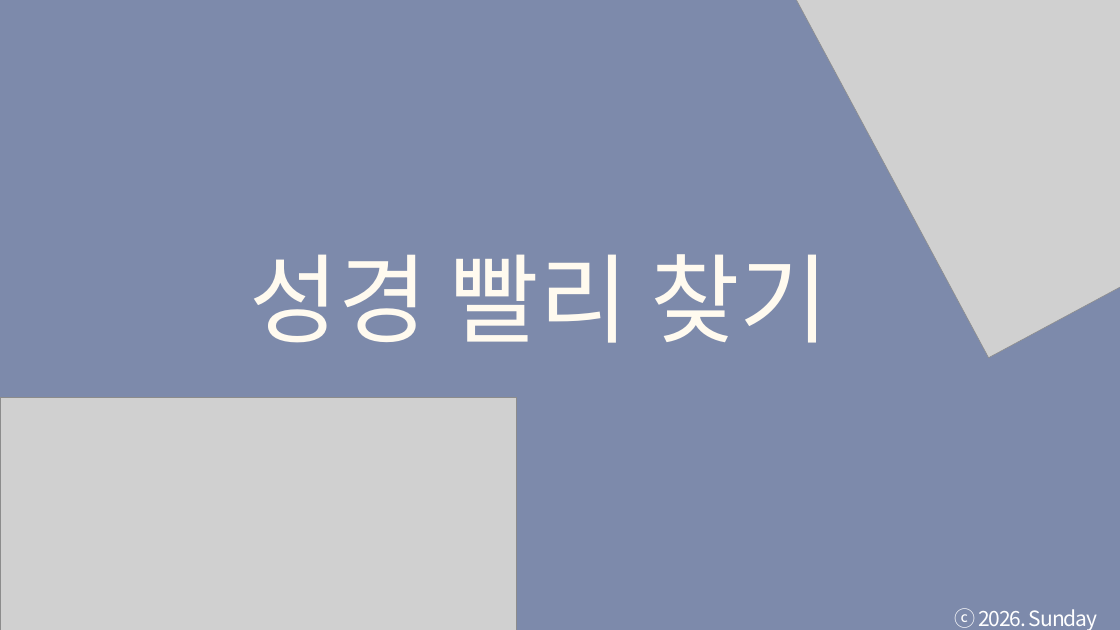
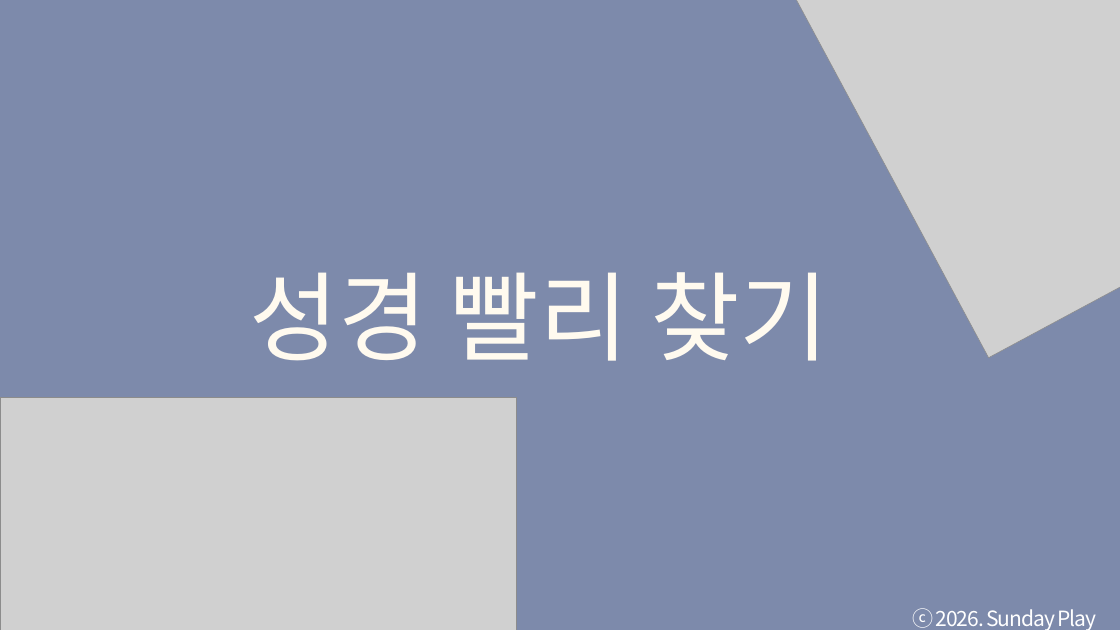
Before and after one commit to tkdgns25300/sunday_play, a slide deck: slide 1 of public/downloads/games/bible-speed/rules.pptx. Drawn at 1120x630 pixels with LibreOffice and Linux fonts; fonts in the diff are those of the drawing; grey boxes stand for pictures. Boxes give left, top, right and bottom in pixels: in the first picture for what was removed or moved away, otherwise in the second. Text is boxed around its words. In the diff, an @@ line names an element or a change of style, - is before the commit and + after.

```diff
--- a/public/downloads/games/bible-speed/rules.pptx
+++ b/public/downloads/games/bible-speed/rules.pptx
@@ text "성경 빨리 찾기": place and size @@
-text "성경 빨리 찾기" at [249,254,829,343]
+text "성경 빨리 찾기" at [249,272,829,361]
@@ text "성경 빨리 찾기" at [249,272,829,361]: font Arial to Noto Sans CJK KR @@
@@ text "ⓒ 2026. Sunday Play" rewrapped from [955,608,1098,630] to [912,608,1097,630] @@
```
Also in this commit, not shown: 27 other slides changed, 3 other files.
